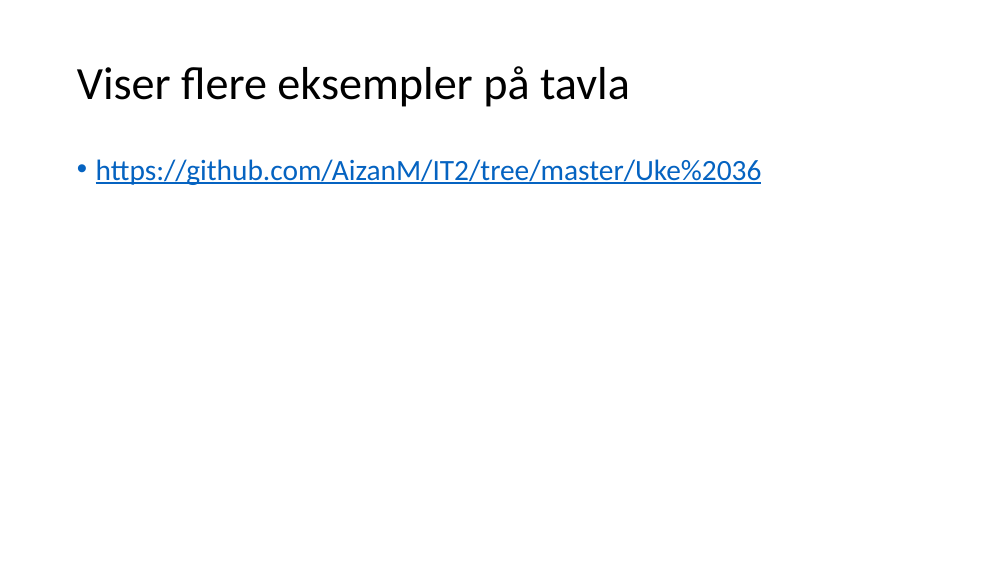
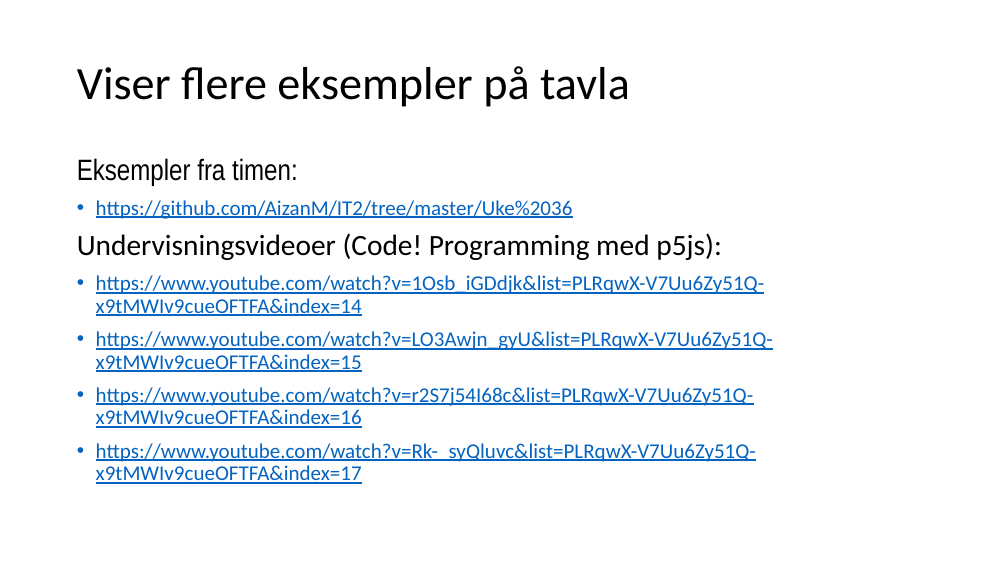
Before and after one commit to AizanM/IT2, a slide deck: slide 14 of Uke 36/Uke 36.pptx. Drawn at 1008x567 pixels with LibreOffice and Linux fonts; fonts in the diff are those of the drawing. Boxes give left, top, right and bottom in pixels: in the first picture for what was removed or moved away, otherwise in the second. Text is boxed around its words. In the diff, an @@ line names an element or a change of style, - is before the commit and + after.

```diff
--- a/Uke 36/Uke 36.pptx
+++ b/Uke 36/Uke 36.pptx
@@ text at box(77, 158, 298, 185): paragraph added @@
+Eksempler fra timen:
@@ text at box(96, 200, 573, 219): size 28 to 20 pt in "https://github.com/AizanM/IT2/tree/master/Uke%2036" @@
@@ text at box(77, 233, 773, 484): paragraphs added @@
+Undervisningsvideoer (Code! Programming med p5js):
+• https://www.youtube.com/watch?v=1Osb_iGDdjk&list=PLRqwX-V7Uu6Zy51Q-x9tMWIv9cueOFTFA&index=14
+• https://www.youtube.com/watch?v=LO3Awjn_gyU&list=PLRqwX-V7Uu6Zy51Q-x9tMWIv9cueOFTFA&index=15
+• https://www.youtube.com/watch?v=r2S7j54I68c&list=PLRqwX-V7Uu6Zy51Q-x9tMWIv9cueOFTFA&index=16
+• https://www.youtube.com/watch?v=Rk-_syQluvc&list=PLRqwX-V7Uu6Zy51Q-x9tMWIv9cueOFTFA&index=17
```
